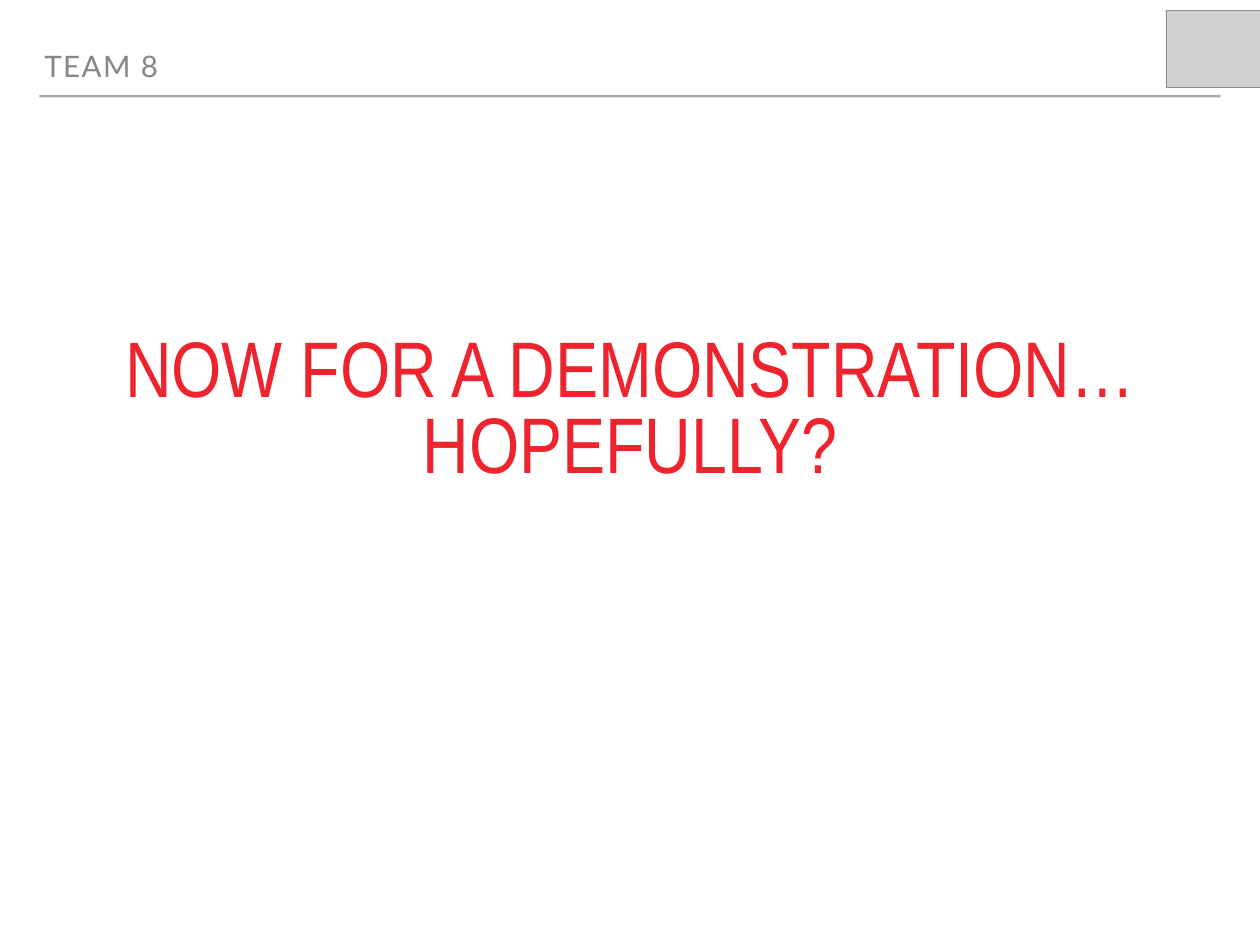
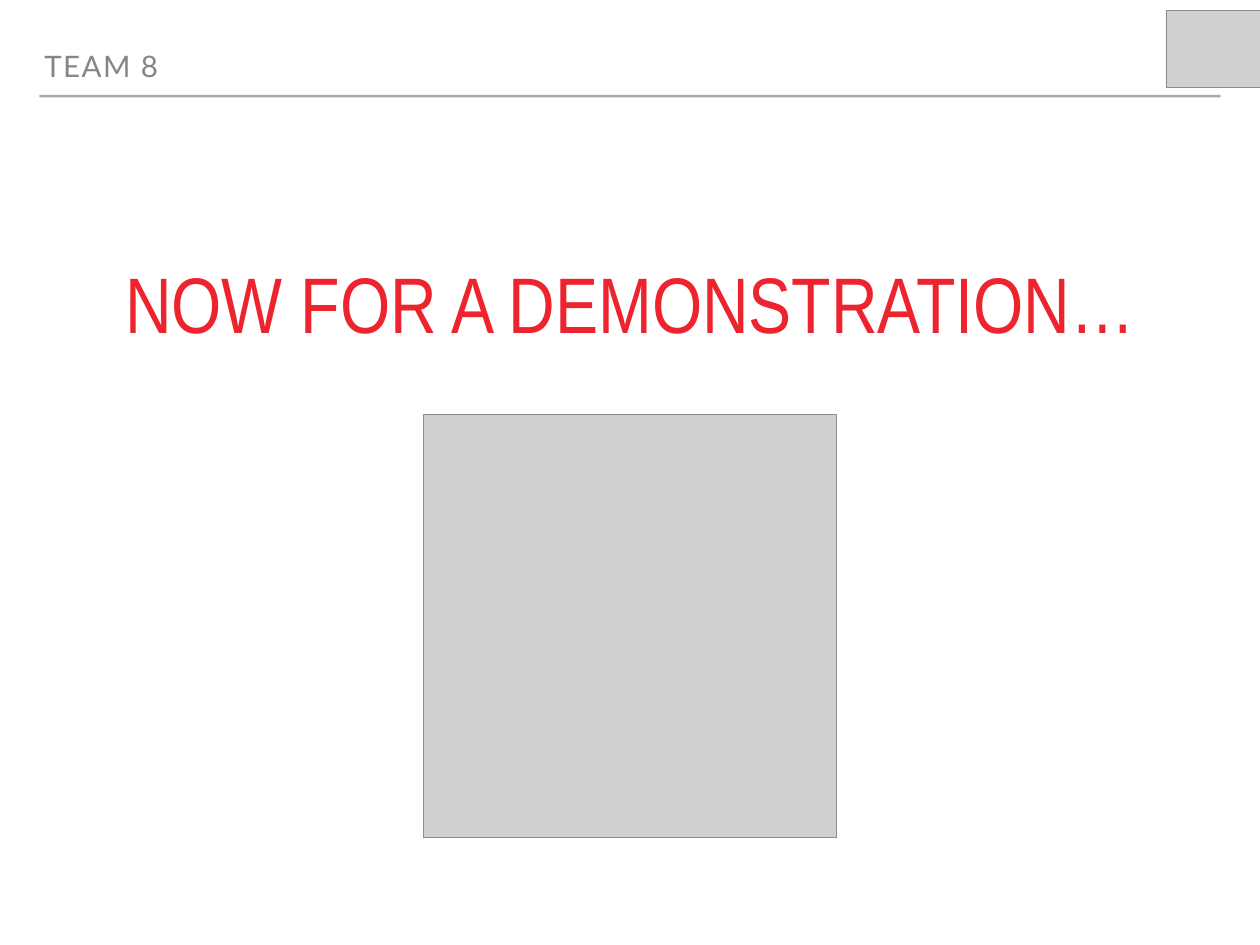
Before and after one commit to CFGLondon/team-8, a slide deck: slide 4 of presentation.pptx. Drawn at 1260x945 pixels with LibreOffice and Linux fonts; fonts in the diff are those of the drawing; grey boxes stand for pictures. Boxes give left, top, right and bottom in pixels: in the first picture for what was removed or moved away, otherwise in the second. Text is boxed around its words. In the diff, an @@ line names an element or a change of style, - is before the commit and + after.

Commit message:
Presentation

```diff
--- a/presentation.pptx
+++ b/presentation.pptx
@@ title at [125,278,1135,334]: text changed @@
-NOW FOR A DEMONSTRATION… HOPEFULLY?
+NOW FOR A DEMONSTRATION…
@@ picture added at [424,415,837,838] @@
```
Also in this commit, not shown: 1 slide added, 1 other file.
